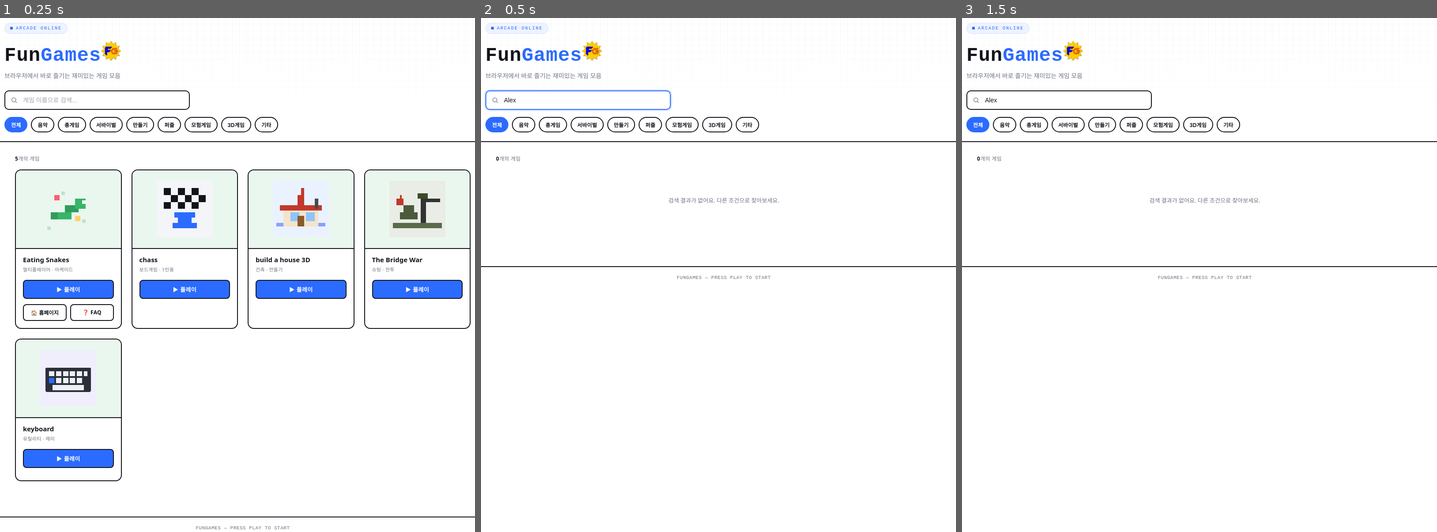
Above: before the commit, frames 1-3 (left to right).
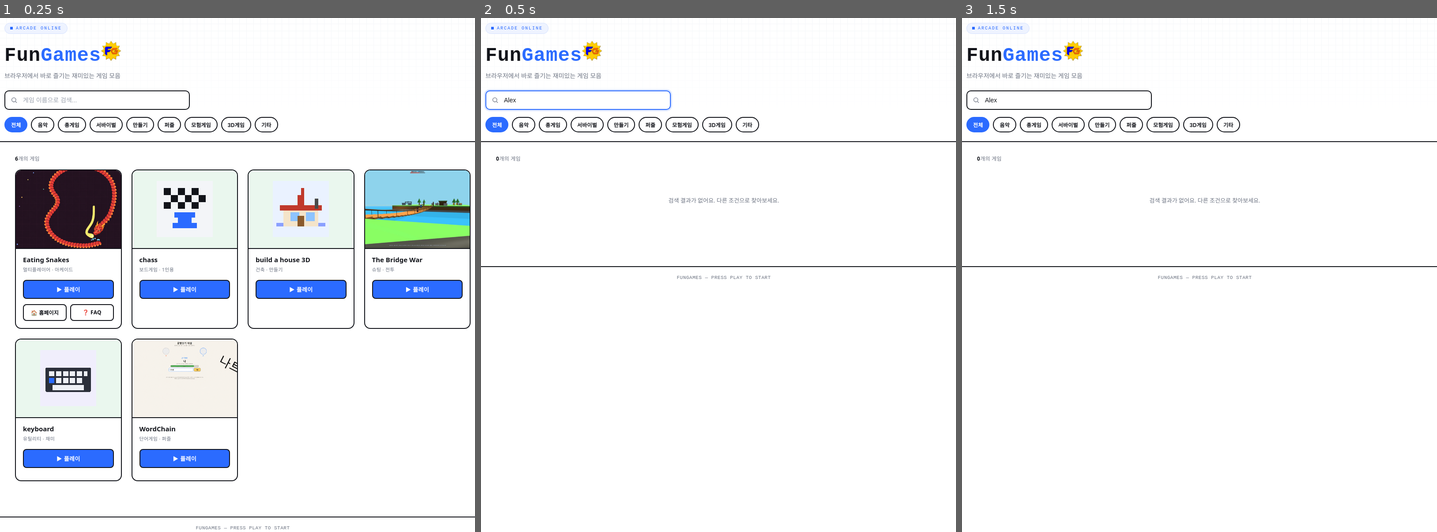
Above: after the commit, the same moments.

Repository: KangBaek-ho/fungames
Game: browser game, page index.html
The game is run twice, just before and just after one commit, with the same random seed, the same clock (stepped at 60 frames per second) and the same inputs.
Inputs (mouse positions are in pixels of both pictures, inside the frame that each line leads up to):
- Up to frame 1 (0.25 s): no input
- Up to frame 2 (0.5 s): click (576, 100) at 0.27 s; type "Alex" at 0.27 s
- Up to frame 3 (1.5 s): hold D from 1.03 s (still down); click (976, 100) at 1.07 s; tap Space at 1.1 s

The runs differ from the first frame. In frame 1, 7.8% of the frame differs, in the area x 3-99%, y 26-91%; in frame 2, nothing differs; in frame 3, nothing differs.

Commit message:
Update index.html

Diff:
--- a/index.html
+++ b/index.html
@@ -271,6 +271,7 @@
     url:'https://kangbaek-ho.github.io/eatingsnakes/',
     homeUrl:'https://kangbaek-ho.github.io/snakeshome/',
     faqUrl:'https://kangbaek-ho.github.io/faq/',
+    thumbnail:'EatingSnakes.png',
     builtin:true,
     published:true,
     tag:'멀티플레이어 · 아케이드'
@@ -298,6 +299,7 @@
     name:'The Bridge War',
     category:'총게임',
     url:'https://kangbaek-ho.github.io/wargame/',
+    thumbnail:'TheBridgeWar.png',
     builtin:true,
     published:true,
     tag:'슈팅 · 전투'
@@ -312,10 +314,21 @@
     tag:'유틸리티 · 재미'
   },
   {
+    id:'builtin-wordchain',
+    name:'WordChain',
+    category:'퍼즐',
+    url:'https://kangbaek-ho.github.io/WordChain/',
+    thumbnail:'WordChain.png',
+    builtin:true,
+    published:true,
+    tag:'단어게임 · 퍼즐'
+  },
+  {
     id:'builtin-wargame-3d',
     name:'The Bridge War',
     category:'3D게임',
     url:'https://kangbaek-ho.github.io/wargame/',
+    thumbnail:'TheBridgeWar.png',
     builtin:true,
     published:true,
     tag:'슈팅 · 3D',
@@ -423,6 +436,7 @@
   </svg>`;
 }
 function thumbInnerHTML(game){
+  if(game.thumbnail) return `<img src="${escapeHtml(game.thumbnail)}" alt="${escapeHtml(game.name)}">`;
   if(game.id==='builtin-eating-snakes') return snakeThumbSVG();
   if(game.id==='builtin-chess') return chessThumbSVG();
   if(game.id==='builtin-build-a-house-3d' || game.id==='builtin-build-a-house-3d-cat') return houseThumbSVG();
@@ -459,6 +473,23 @@
   }
 }, true);
 
+// ---- fullscreen: enter on first interaction, stays on across same-tab navigation ----
+function requestFullscreenSafe(){
+  const el = document.documentElement;
+  if(document.fullscreenElement || document.webkitFullscreenElement) return;
+  const req = el.requestFullscreen || el.webkitRequestFullscreen || el.msRequestFullscreen;
+  if(req){
+    try{ req.call(el).catch(()=>{}); }catch(e){}
+  }
+}
+// Browsers block auto-fullscreen without a user gesture, so try immediately
+// (works if this page was itself opened by a user click) and also arm it
+// on the very first click/keydown/touch anywhere on the page.
+requestFullscreenSafe();
+['click','keydown','touchstart'].forEach(evt=>{
+  document.addEventListener(evt, requestFullscreenSafe, {once:true, capture:true});
+});
+
 const errorOverlay = document.getElementById('errorOverlay');
 const errorCodeEl = document.getElementById('errorCode');
 const errorMsgEl = document.getElementById('errorMsg');
@@ -505,7 +536,11 @@
   try{
     await fetch(game.url, {mode:'no-cors', signal:controller.signal, cache:'no-store'});
     clearTimeout(timer);
-    window.open(game.url, '_blank', 'noopener');
+    // Fullscreen state only carries over across a same-tab navigation, so
+    // request it here (this click is a valid user gesture) and navigate
+    // the current tab instead of opening a new one.
+    requestFullscreenSafe();
+    location.href = game.url;
   }catch(err){
     clearTimeout(timer);
     if(!navigator.onLine){
